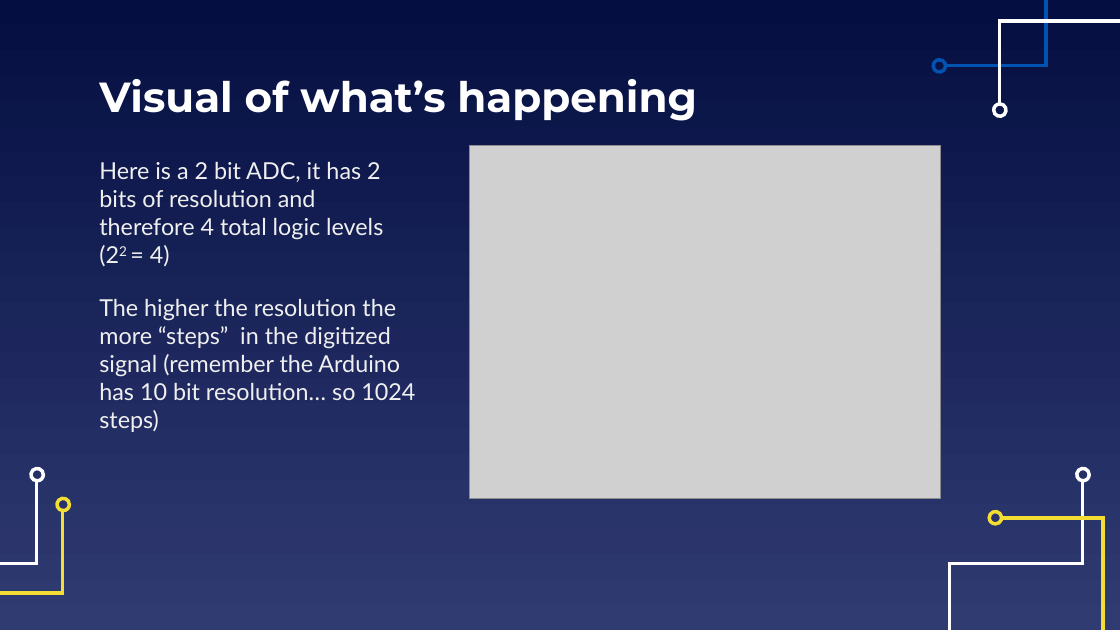
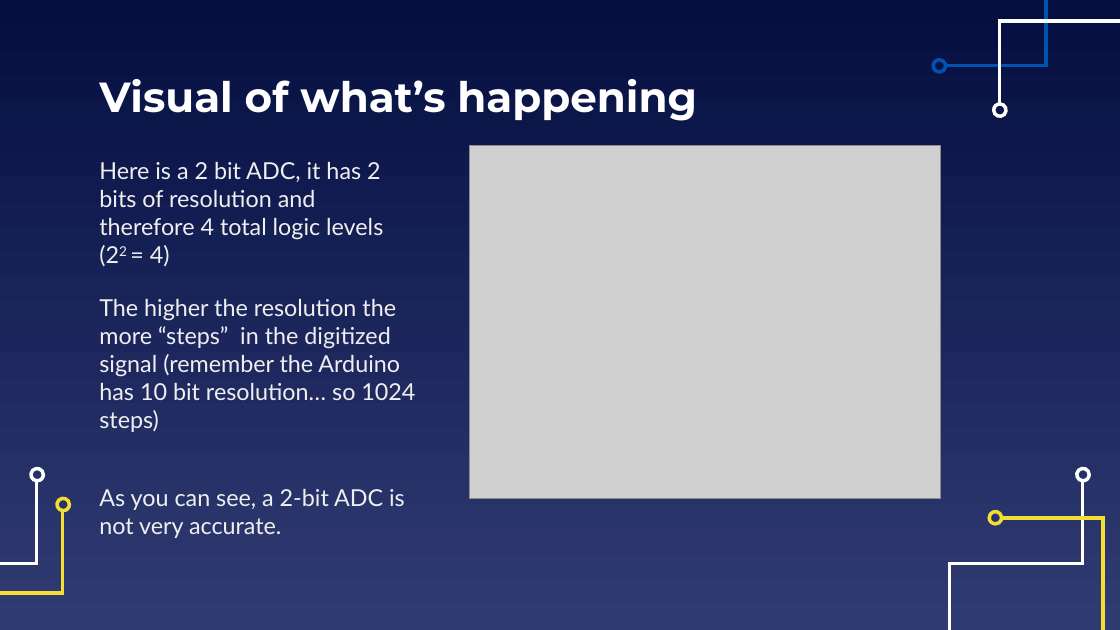
Before and after one commit to EELabMan/Arduino-2-Digital-Analog-Inputs, a slide deck: slide 21 of Arduino Workshop 2 Digital and Analog Inputs.pptx (slide 16 before the commit). Drawn at 1120x630 pixels with LibreOffice and Linux fonts; fonts in the diff are those of the drawing; grey boxes stand for pictures. Boxes give left, top, right and bottom in pixels: in the first picture for what was removed or moved away, otherwise in the second. Text is boxed around its words. In the diff, an @@ line names an element or a change of style, - is before the commit and + after.

```diff
--- a/Arduino Workshop 2 Digital and Analog Inputs.pptx
+++ b/Arduino Workshop 2 Digital and Analog Inputs.pptx
@@ text at (x1=99, y1=489, x2=405, y2=538): paragraph added @@
+As you can see, a 2-bit ADC is not very accurate.
```
Also in this commit, not shown: 14 other slides changed, 15 slides added, 6 slides removed, 2 other files.
